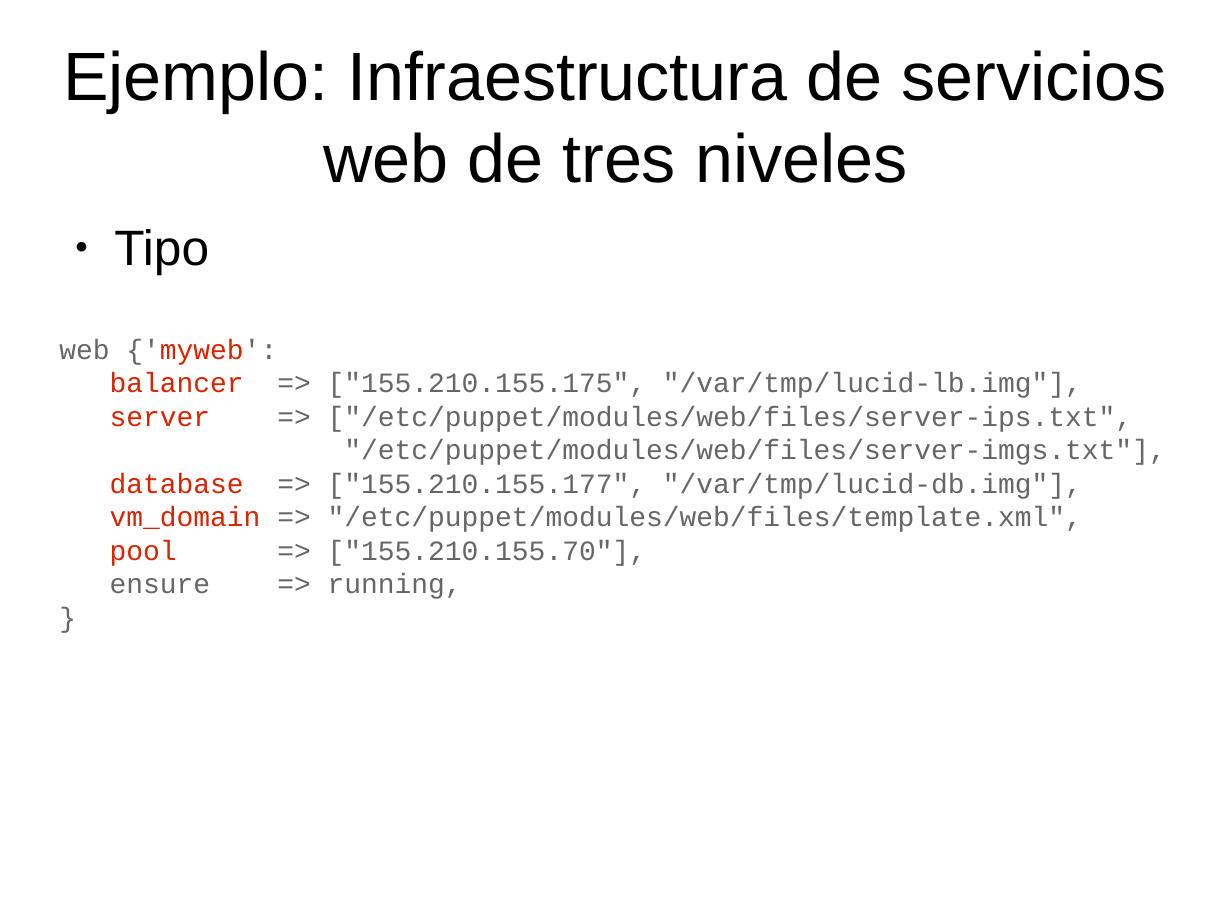
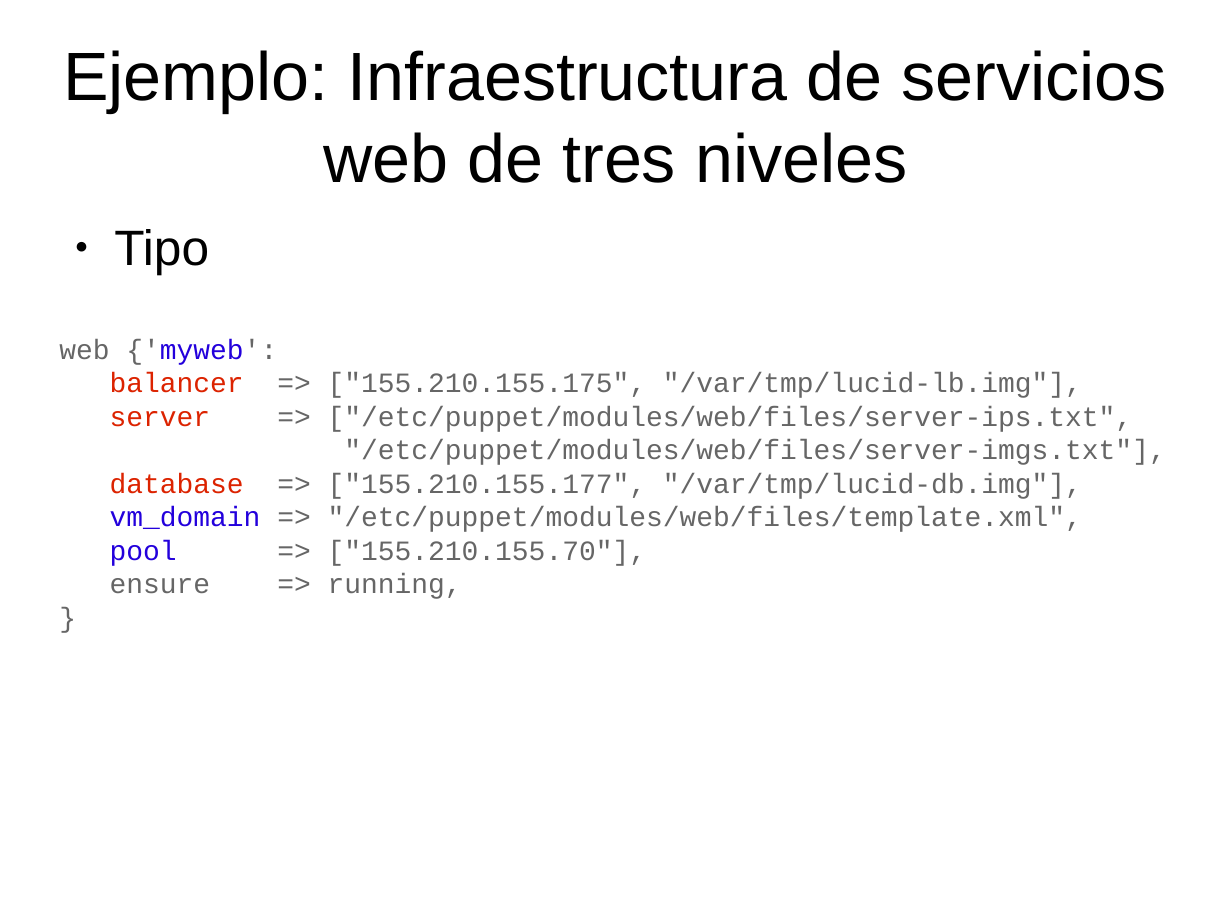
Before and after one commit to dcere/pfc, a slide deck: slide 13 of adm/presentacion/presentacion.odp. Drawn at 1232x924 pixels with LibreOffice and Linux fonts; fonts in the diff are those of the drawing. Boxes give left, top, right and bottom in pixels: in the first picture for what was removed or moved away, otherwise in the second. Text is boxed around its words. In the diff, an @@ line names an element or a change of style, - is before the commit and + after.

```diff
--- a/adm/presentacion/presentacion.odp
+++ b/adm/presentacion/presentacion.odp
@@ text at <box>59,339,1082,566</box>: text colour #DC2300 to #2300DC in "{'myweb':", "vm_domain", "pool" @@
```
Also in this commit, not shown: 6 other slides changed, 10 slides added, 1 slide removed, 2 other files.
